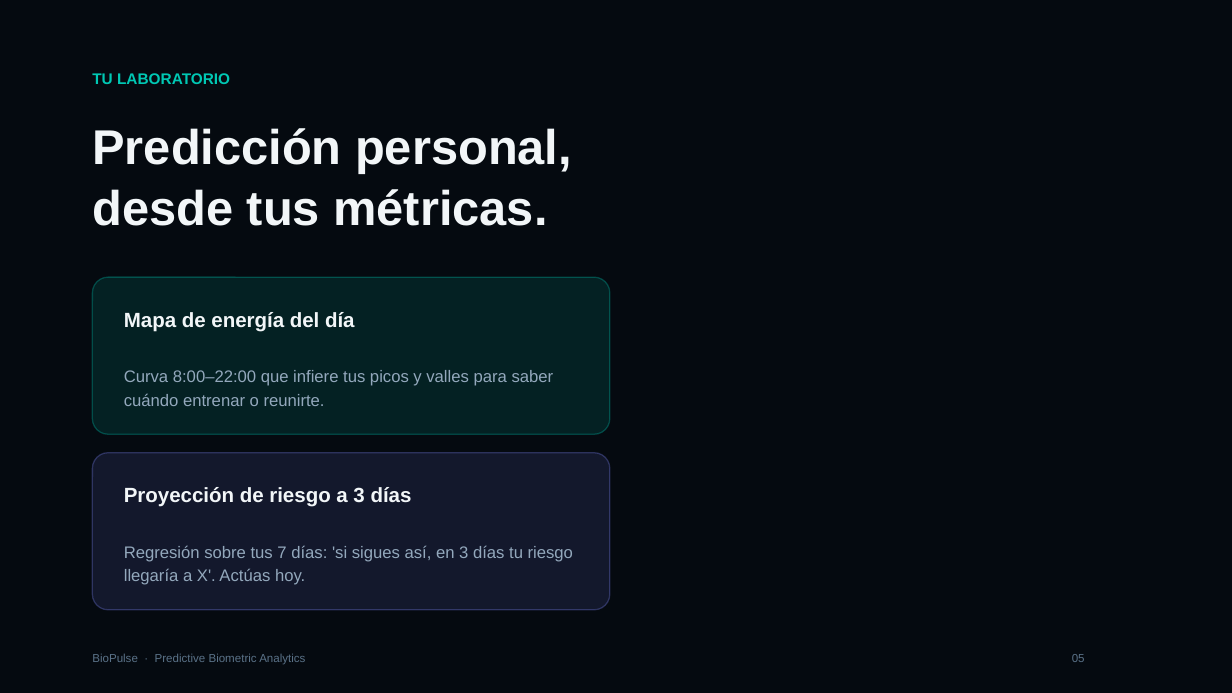
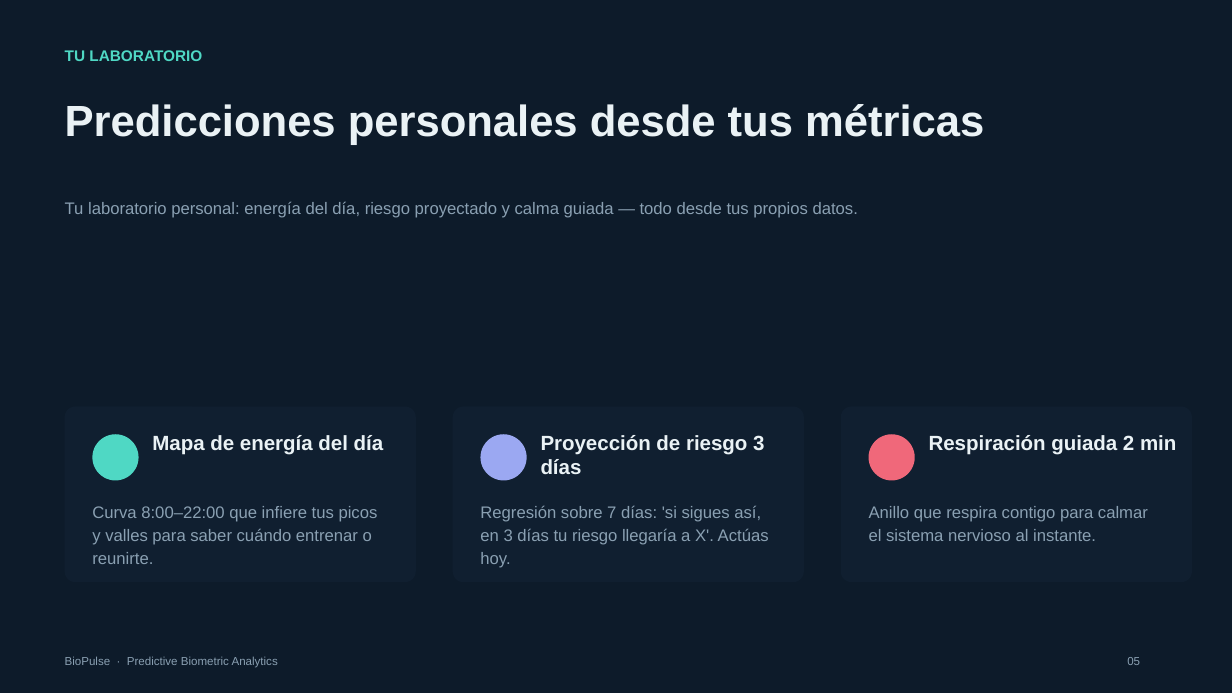
Before and after one commit to Emelecto/Bio-Pulse, a slide deck: slide 5 of pitch/BioPulse_Pitch_App_Actual.pptx. Drawn at 1232x693 pixels with LibreOffice and Linux fonts; fonts in the diff are those of the drawing; background and template pictures are left out; a plain dark background stands for a picture behind light text. Boxes give left, top, right and bottom in pixels: in the first picture for what was removed or moved away, otherwise in the second. Text is boxed around its words. In the diff, an @@ line names an element or a change of style, - is before the commit and + after.

Commit message:
Pitch App Actual: rediseno minimalista con estilo de la presentacion anterior (sin imagenes AI)
- Mismas coordenadas/grilla que BioPulse_Pitch_Final: kicker T0.5, headline T1.0,
  cards W3.80 H1.90 en columnas 0.70/4.90/9.10, punto acento, footer T7.08
- 0 imagenes: estilo limpio, solo tipografia y tarjetas de color
- Contenido 100% app actual: BioScore, Riesgo, Sleep, Coach, Tu Laboratorio
  (mapa energia + forecast), Bienestar+Coach, diferenciacion, traccion, mercado, modelo, inversion
- Eliminadas imagenes AI (bp_hero_bg.png, bp_rings.png) del deck

```diff
--- a/pitch/BioPulse_Pitch_App_Actual.pptx
+++ b/pitch/BioPulse_Pitch_App_Actual.pptx
@@ background picture (left out) to #FFFFFF @@
@@ rectangle at [0,0,1232,693]: fill #050A10 to #0D1B2A @@
@@ rectangle removed at [0,0,1232,693] @@
@@ text "TU LABORATORIO": place and size @@
-text "TU LABORATORIO" at [92,73,230,84]
+text "TU LABORATORIO" at [65,50,202,61]
@@ text "TU LABORATORIO" at [65,50,202,61]: text colour #00C8B4 to #4FD8C4 @@
@@ text at [65,104,984,145]: text changed; size 38 to 34 pt; text colour #F2F6F8 to #EAF2F5 @@
-Predicción personal,
-desde tus métricas.
+Predicciones personales desde tus métricas
@@ text added at [65,202,858,218], 13 pt, text #8AA0B2 @@
+Tu laboratorio personal: energía del día, riesgo proyectado y calma guiada — todo desde tus propios datos.
@@ rounded rectangle removed at [92,277,610,434] @@
@@ rounded rectangle added at [65,407,416,582], fill #101F30 @@
@@ rounded rectangle: place and size @@
-rounded rectangle at [92,453,610,610]
+rounded rectangle at [453,407,804,582]
@@ rounded rectangle at [453,407,804,582]: fill #7C84F8 at 12% opacity to #101F30; outline #7C84F8 1 pt to none; proportions changed @@
@@ rounded rectangle added at [841,407,1192,582], fill #101F30 @@
@@ ellipse added at [92,434,139,481], fill #4FD8C4 @@
@@ text "Mapa de energía del día": place and size @@
-text "Mapa de energía del día" at [124,312,355,332]
+text "Mapa de energía del día" at [152,435,384,455]
@@ text "Mapa de energía del día" at [152,435,384,455]: text colour #F2F6F8 to #EAF2F5 @@
@@ ellipse added at [481,434,527,481], fill #9BA8F2 @@
@@ text at [541,435,764,475]: text changed; text colour #F2F6F8 to #EAF2F5 @@
-Proyección de riesgo a 3 días
+Proyección de riesgo 3 días
@@ ellipse added at [869,434,915,481], fill #F0687A @@
@@ text added at [929,435,1176,455], 16 pt, text #EAF2F5, bold @@
+Respiración guiada 2 min
@@ text "Curva 8:00–22:00 que infiere tus ...": place and size @@
-text "Curva 8:00–22:00 que infiere tus ..." at [124,370,554,406]
+text "Curva 8:00–22:00 que infiere tus ..." at [92,506,378,564]
@@ text "Curva 8:00–22:00 que infiere tus ..." at [92,506,378,564]: text colour #93A8BC to #8AA0B2; line spacing 1.18 to 1.15 @@
@@ text at [480,506,769,568]: text changed; text colour #93A8BC to #8AA0B2 @@
-Regresión sobre tus 7 días: 'si sigues así, en 3 días tu riesgo llegaría a X'. Actúas hoy.
+Regresión sobre 7 días: 'si sigues así, en 3 días tu riesgo llegaría a X'. Actúas hoy.
@@ text added at [869,506,1148,541], 13 pt, text #8AA0B2 @@
+Anillo que respira contigo para calmar el sistema nervioso al instante.
@@ text "BioPulse · Predictive Biometric Analytics": place and size @@
-text "BioPulse · Predictive Biometric Analytics" at [92,653,305,664]
+text "BioPulse · Predictive Biometric Analytics" at [65,656,278,668]
@@ text "BioPulse · Predictive Biometric Analytics" at [65,656,278,668]: text colour #5A7288 to #8AA0B2 @@
@@ text "05" at [1127,657,1140,665]: text colour #5A7288 to #8AA0B2 @@
@@ text "05": place and size @@
-text "05" at [1072,654,1085,662]
+text "05" at [1127,657,1140,665]
```
Also in this commit, not shown: 10 other slides changed, 1 other file.
